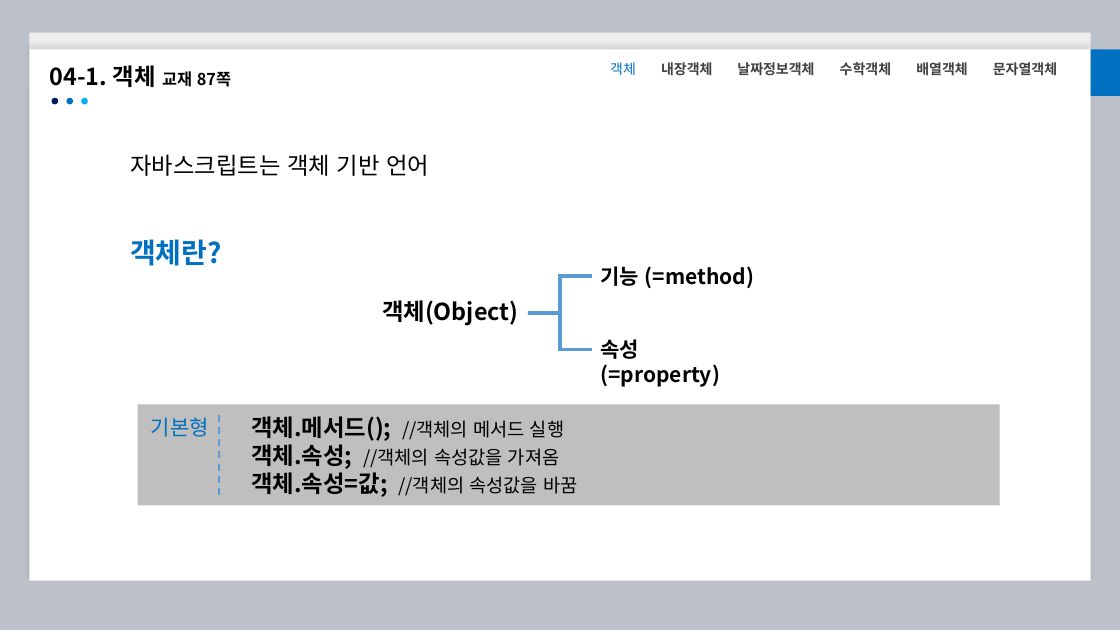
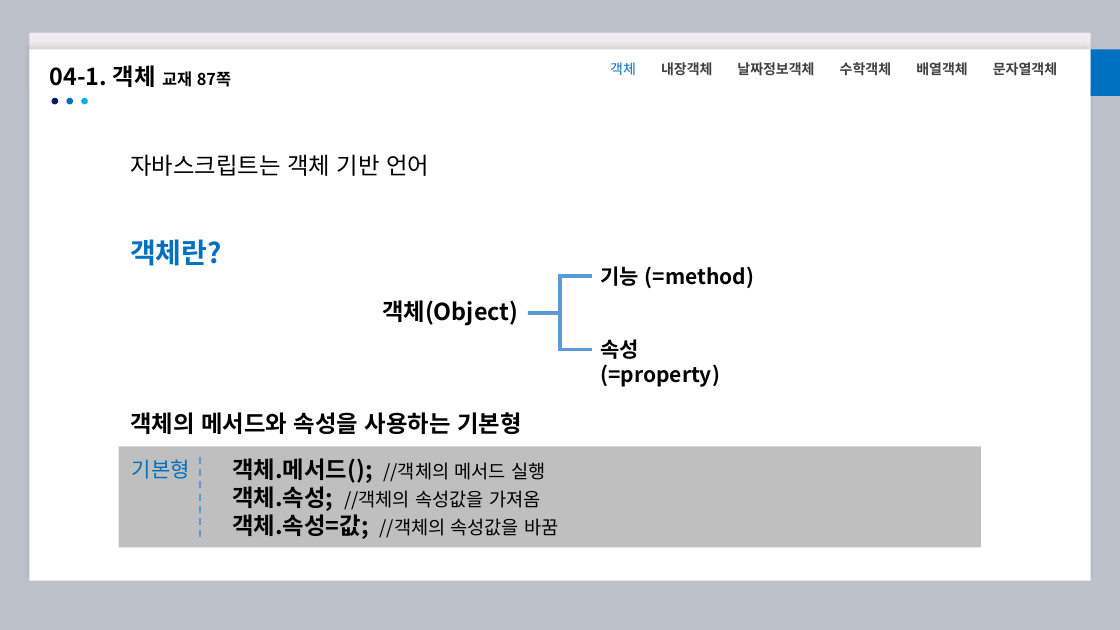
Before and after one commit to kimnafla11/JavaScript, a slide deck: slide 3 of 4/9월16일.pptx. Drawn at 1120x630 pixels with LibreOffice and Linux fonts; fonts in the diff are those of the drawing. Boxes give left, top, right and bottom in pixels: in the first picture for what was removed or moved away, otherwise in the second. Text is boxed around its words. In the diff, an @@ line names an element or a change of style, - is before the commit and + after.

```diff
--- a/4/9월16일.pptx
+++ b/4/9월16일.pptx
@@ text at (130, 412, 521, 434): paragraph added @@
+객체의 메서드와 속성을 사용하는 기본형
@@ 2 texts, 1 rectangle, 1 line: place and size @@
-2 texts, 1 rectangle, 1 line at (138, 404, 1000, 505)
+2 texts, 1 rectangle, 1 line at (118, 446, 981, 547)
```
Also in this commit, not shown: 4 other slides changed, 2 slides added, 5 other files.
